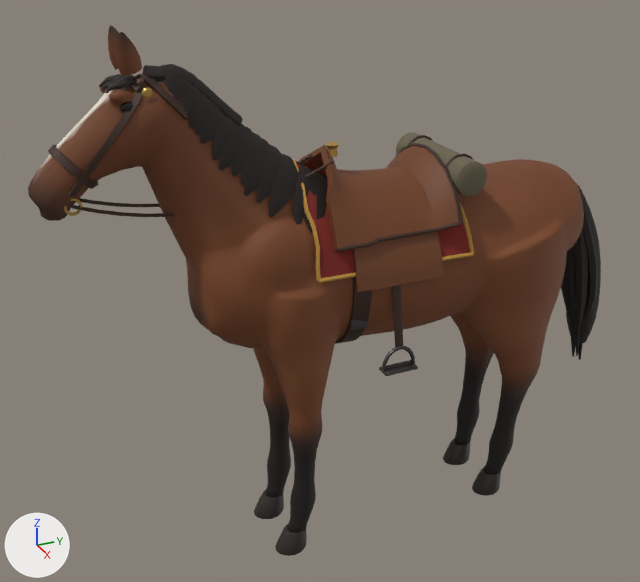
One commit to the Blender file models/src/horse.blend: the scene before it, then after it.
The view is the same before and after, from a 50 mm camera at (2.93, -1.48, 2.58) aimed at (-0.08, -0.13, 1.07). Every picture has the same lights, and +X, +Y and +Z are marked at lower left. The older version comes first.

In view in the first picture: 'horse'.
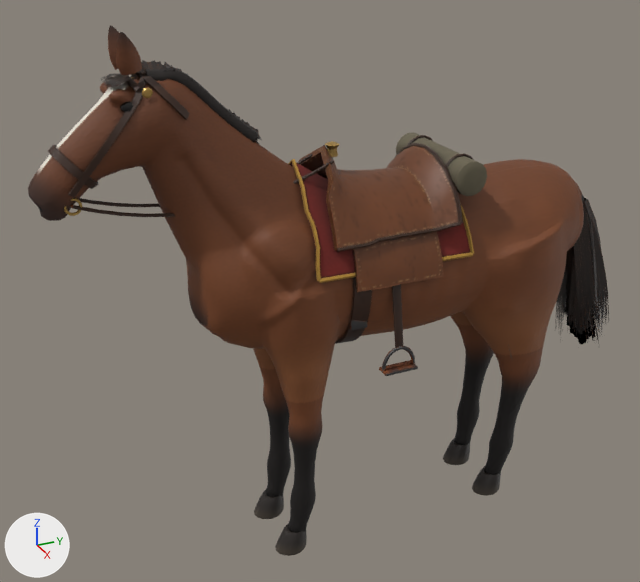
Where the change shows, as pixel boxes [x1, y1, x2, y2] in the pictures (640 x 582 px):
'horse', reshaped: before [28, 25, 601, 556]; after [28, 25, 609, 556]
part 1 of me_horse, rebuilt: before [579, 217, 598, 360]; after [596, 315, 600, 330]
part 2 of me_horse, deleted (black): before [257, 145, 283, 203]
part 3 of me_horse, deleted (black): before [293, 165, 313, 225]
part 4 of me_horse, cut back: before [99, 28, 328, 232]; after [101, 25, 328, 191]
part 5 of me_horse, built on: before [561, 198, 598, 357]; after [555, 198, 609, 343]
part 6 of me_horse, recoloured: [30, 58, 582, 400] in both
part 7 of me_horse, edited (looks the same): [254, 439, 501, 556] in both
part 8 of me_horse, recoloured: before [574, 185, 601, 343]; after [578, 186, 587, 333]
part 9 of me_horse, recoloured: [306, 191, 470, 278] in both
part 10 of me_horse, recoloured: [292, 159, 474, 283] in both
part 11 of me_horse, recoloured: [298, 145, 458, 291] in both
part 12 of me_horse, recoloured: [71, 204, 417, 376] in both

Diff of the bpy script that builds the scene:
```diff
--- a/models/src/horse.blend.py
+++ b/models/src/horse.blend.py
@@ mat_horse_atlas @@
+mat_horse_atlas = bpy.data.materials.new('horse_Atlas')
+# uses the picture img_horse_base
+# uses the picture img_horse_nrm
+# uses the picture img_horse_orm
@@ mat_horse_hair @@
+mat_horse_hair = bpy.data.materials.new('Horse_Hair')
+# uses the picture img_horse_hair
@@ me_horse @@
-me_horse.from_pydata(...)  # 8333 vertices, 11691 faces; spans x -0.36..0.36, y -1.21..1.26, z 0.0..2.16
-me_horse.materials.append(mat_horse_eye)  # black #0b0807
-me_horse.materials.append(mat_horse_nostril)  # black #120c0a
-me_horse.materials.append(mat_leather_dark)  # brown #3a2214
-me_horse.materials.append(mat_metal_brass)  # orange #c09a52
-me_horse.materials.append(mat_cloth_wool)  # brown #6b6450
+me_horse.from_pydata(...)  # 10479 vertices, 12541 faces; spans x -0.36..0.36, y -1.21..1.33, z 0.0..2.16
+# me_horse part 1: the loose piece of 56 vertices spanning x 0.01..0.11, y 1.07..1.2, z 0.51..1.26 is rebuilt with 27 vertices and now spans x 0.02..0.13, y 1.06..1.3, z 0.55..1.33, in mat_horse_hair
+# me_horse part 2: the loose piece of 32 vertices spanning x -0.01..0.14, y -0.47..-0.31, z 1.56..1.73 is deleted
+# me_horse part 3: the loose piece of 32 vertices spanning x 0.0..0.17, y -0.34..-0.18, z 1.47..1.64 is deleted
+# me_horse part 4: 85 vertices moved from x -0.09..0.08, y -0.93..-0.12, z 1.56..2.16 to x -0.1..0.08, y -0.93..-0.12, z 1.56..2.16; 878 vertices removed from x -0.16..0.2, y -0.94..-0.12, z 1.41..2.16; 2553 vertices added at x -0.28..0.1, y -0.94..-0.37, z 1.48..2.16
+# me_horse part 5: 80 vertices moved from x -0.08..0.07, y 1.04..1.26, z 0.6..1.28 to x -0.08..0.05, y 1.05..1.23, z 0.64..1.28; 344 vertices removed from x -0.11..0.1, y 1.03..1.23, z 0.5..1.27; 908 vertices added at x -0.14..0.14, y 0.98..1.33, z 0.53..1.33
+# me_horse part 6: 6303 faces spanning x -0.31..0.31, y -1.21..1.12, z 0.08..2.16 switch from mat_horse_coat to mat_horse_atlas
+# me_horse part 7: 384 faces spanning x -0.19..0.19, y -0.43..0.7, z 0.0..0.1 switch from mat_horse_hoof (black #2b2420) to mat_horse_atlas
+# me_horse part 8: 80 faces spanning x -0.05..0.05, y 0.99..1.23, z 0.64..1.39 switch from mat_horse_mane (black #1c1410) to mat_horse_atlas
+# me_horse part 9: 220 faces spanning x -0.28..0.29, y -0.28..0.35, z 1.28..1.59 switch from mat_cloth_red (red #7d2620) to mat_horse_atlas
+# me_horse part 10: 236 faces spanning x -0.29..0.29, y -0.29..0.36, z 1.28..1.67 switch from mat_cloth_gold (orange #b98d3a) to mat_horse_atlas
+# me_horse part 11: 476 faces spanning x -0.31..0.31, y -0.21..0.29, z 1.23..1.7 switch from mat_leather_saddle (brown #6e3d1d) to mat_horse_atlas
+# me_horse part 12: 510 faces spanning x -0.36..0.36, y -1.09..0.09, z 0.89..1.62 switch from mat_metal_iron (dark grey #4a4848) to mat_horse_atlas
+me_horse.materials.append(mat_horse_hair)
```
